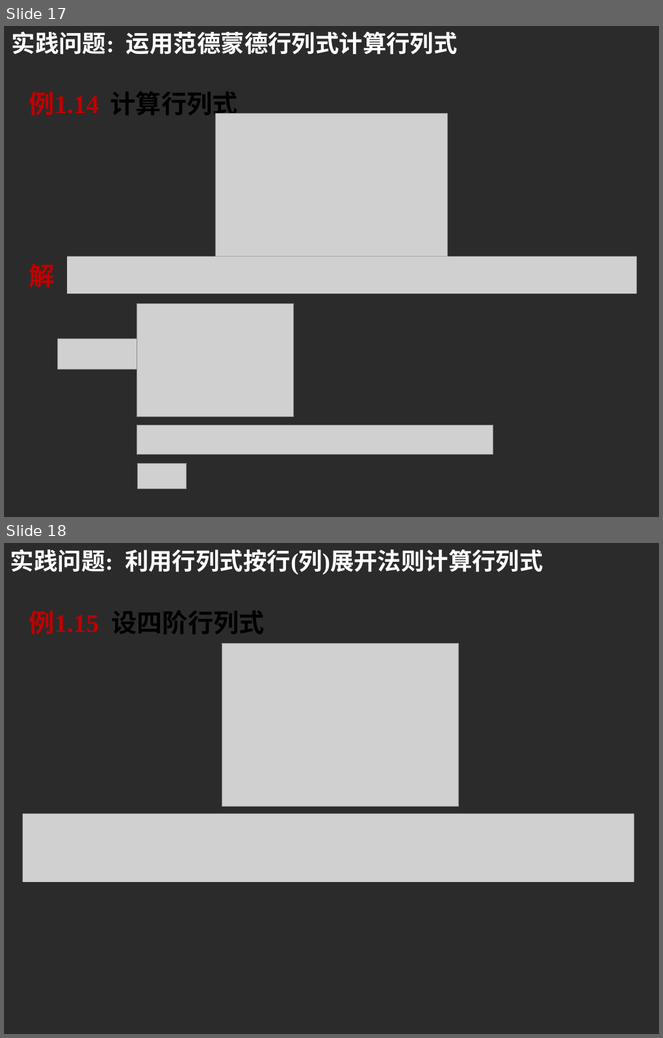
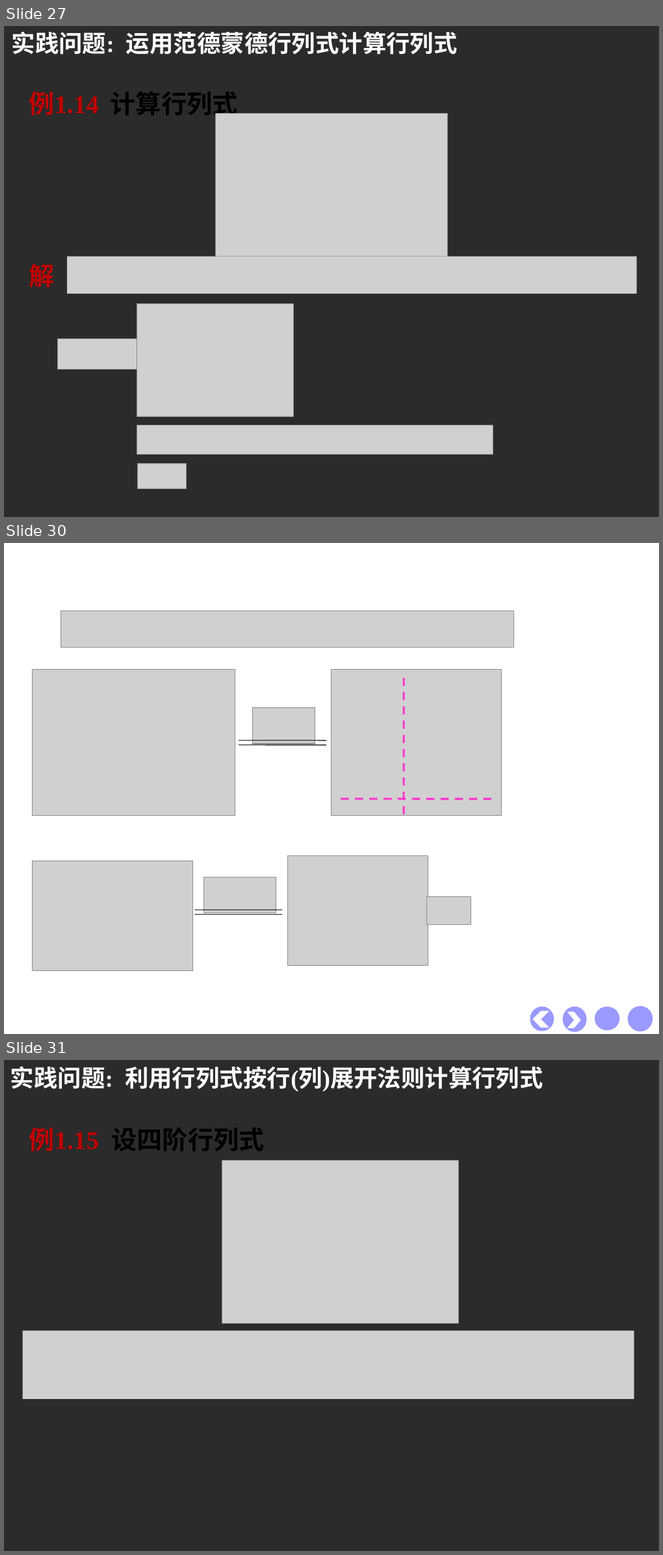
Before and after one commit to zeemeil/zeemeil.github.io, a slide deck: files/2025_2_LM/1010_0104.pptx. Shown one above the other, each under a label of ours: slides 17 and 18 before the commit, slides 27, 30 and 31 after it; the slides between them are not shown. The pictures are 663x1038 and 663x1555 pixels, drawn with LibreOffice and Linux fonts; fonts in the diff are those of the drawing; grey boxes stand for pictures; background and template pictures are left out; a plain dark background stands for a picture behind light text. Boxes give left, top, right and bottom in pixels: in the first picture for what was removed or moved away, otherwise in the second. Text is boxed around its words. In the diff, an @@ line names an element or a change of style, - is before the commit and + after.

```diff
--- a/files/2025_2_LM/1010_0104.pptx
+++ b/files/2025_2_LM/1010_0104.pptx
@@ slide 30 added at (4,543,659,1034), background picture (left out) @@
@@ picture added at (61,611,514,647) @@
@@ picture added at (32,670,235,815) @@
@@ picture added at (332,670,502,815) @@
@@ line added from (404, 678) to (404, 814), #FF33CC 2.25 pt dashed @@
@@ picture added at (253,708,315,744) @@
@@ line added from (239, 741) to (326, 741), #000000 0.75 pt @@
@@ line added from (239, 745) to (326, 745), #000000 0.75 pt @@
@@ line added from (341, 799) to (495, 799), #FF33CC 2.25 pt dashed @@
@@ picture added at (32,861,192,971) @@
@@ picture added at (287,856,428,965) @@
@@ picture added at (204,878,276,914) @@
@@ line added from (194, 910) to (282, 910), #000000 0.75 pt @@
@@ picture added at (426,897,471,925) @@
@@ line added from (194, 915) to (282, 915), #000000 0.75 pt @@
@@ ellipse added at (530,1007,555,1032), fill #9999FF @@
@@ ellipse added at (563,1007,587,1032), fill #9999FF @@
@@ ellipse added at (595,1007,620,1031), fill #9999FF @@
@@ ellipse added at (628,1006,653,1032), fill #9999FF @@
@@ chevron added at (532,1012,550,1029), fill #FFFFFF @@
@@ chevron added at (568,1012,581,1029), fill #FFFFFF @@
@@ what was slide 17 is now slide 27 @@
@@ what was slide 18 is now slide 31 @@
```
Also in this commit, not shown: 3 slides changed, 14 other slides added, 7 other files.
